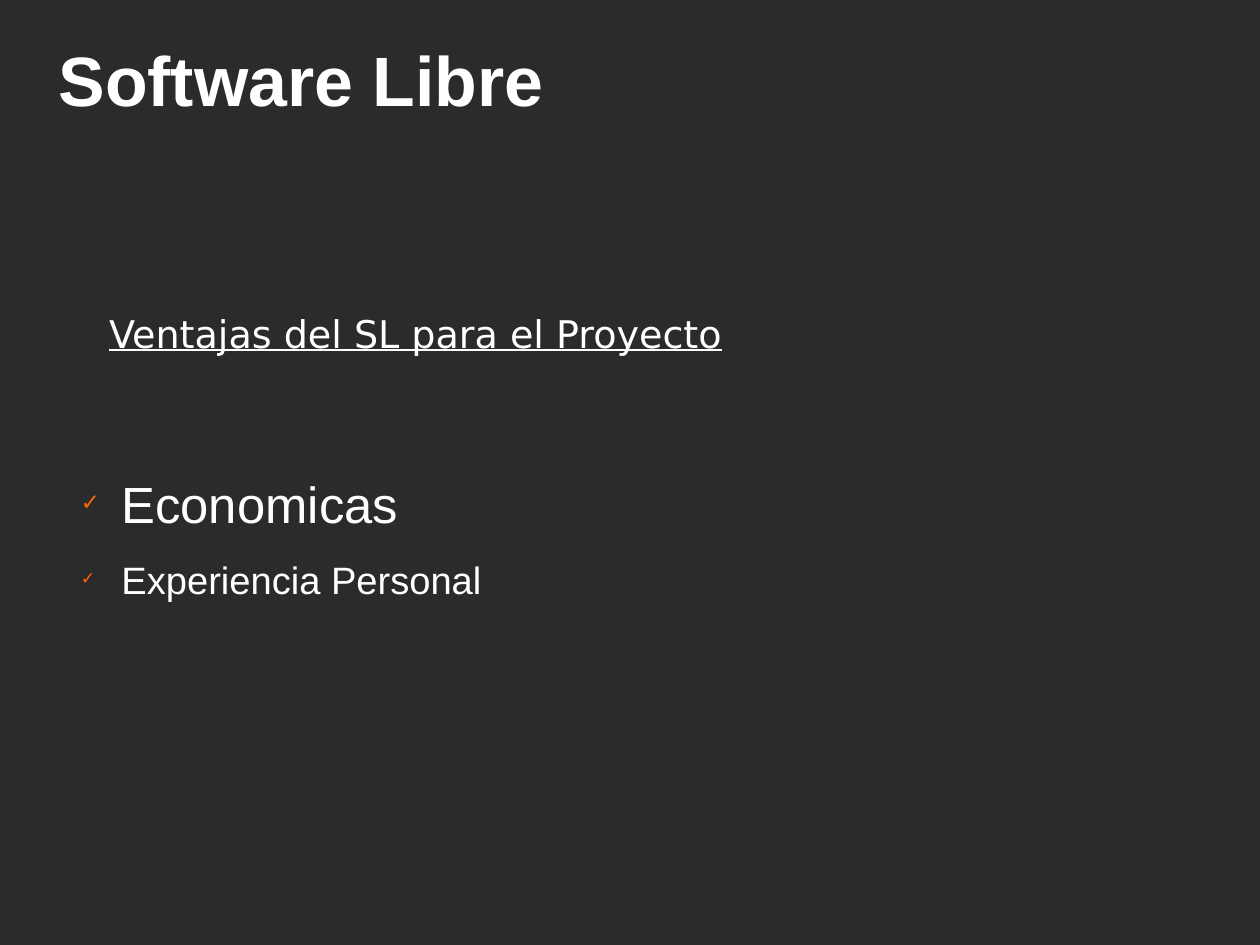
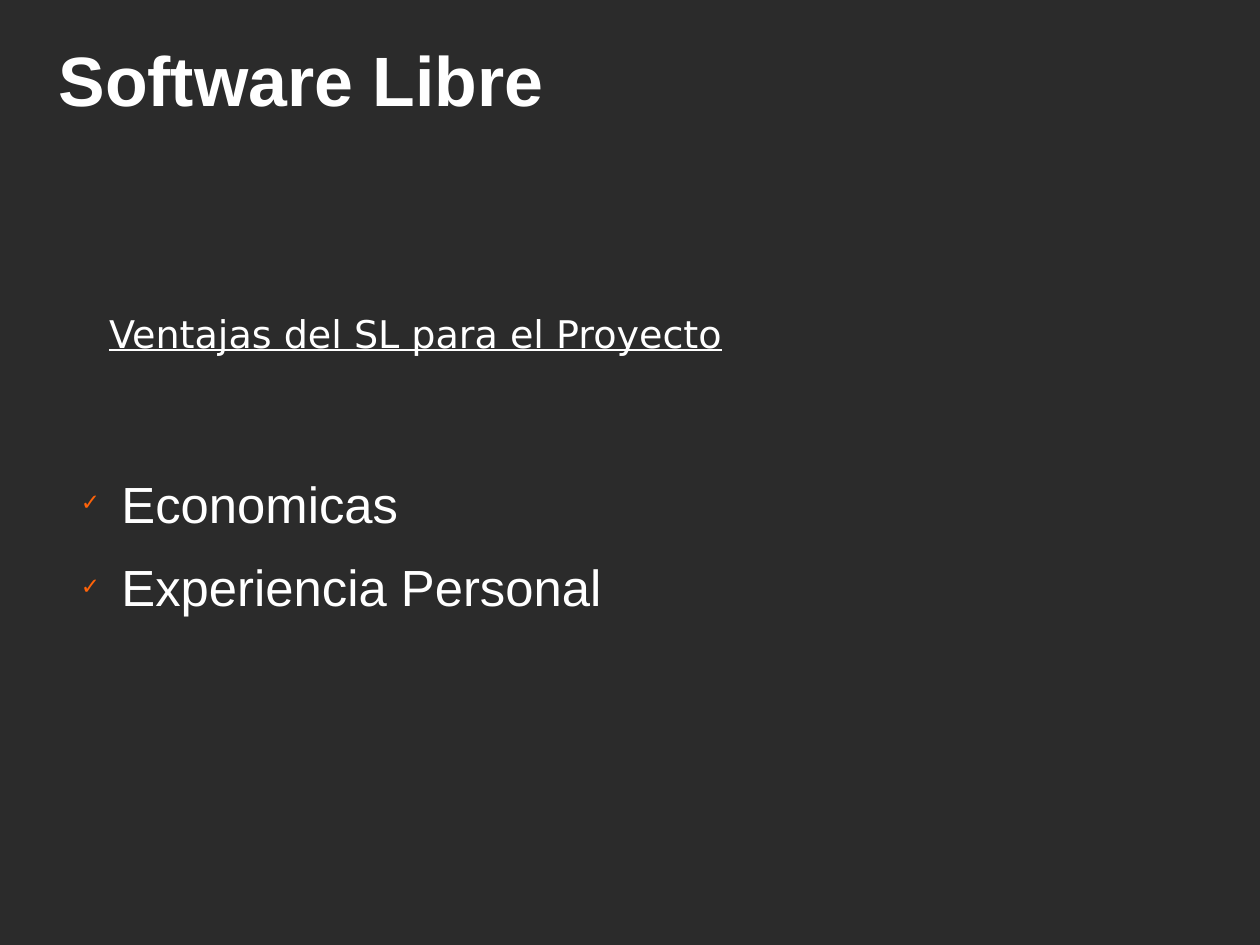
Before and after one commit to ervin45/proyectofinal, a slide deck: slide 5 of doc/material_para_la_catedra/presentacion_final/presentacion_final.odp. Drawn at 1260x945 pixels with LibreOffice and Linux fonts; fonts in the diff are those of the drawing; background and template pictures are left out; a plain dark background stands for a picture behind light text. Boxes give left, top, right and bottom in pixels: in the first picture for what was removed or moved away, otherwise in the second. Text is boxed around its words. In the diff, an @@ line names an element or a change of style, - is before the commit and + after.

```diff
--- a/doc/material_para_la_catedra/presentacion_final/presentacion_final.odp
+++ b/doc/material_para_la_catedra/presentacion_final/presentacion_final.odp
@@ text at [121,569,601,617]: size 24 to 32 pt in "Experiencia Personal" @@
```
Also in this commit, not shown: 14 other slides changed, 11 slides added, 7 slides removed, 24 other files.
